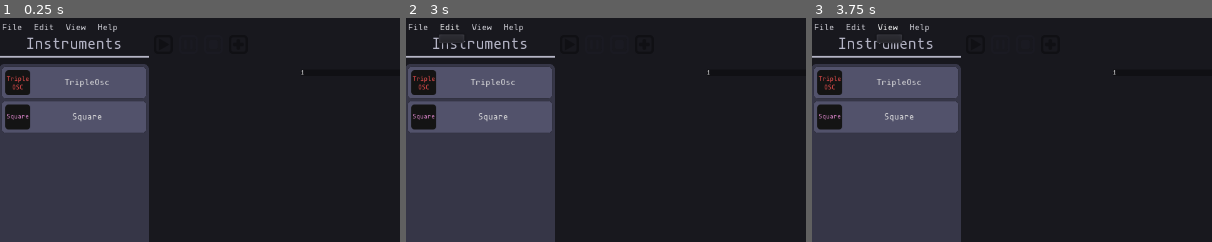
Above: before the commit, frames 1-3 (left to right).
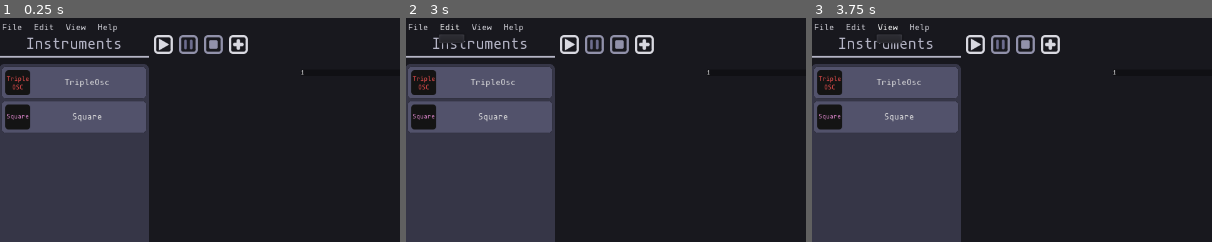
Above: after the commit, the same moments.

Repository: QuadCubedStudios/GoDAW
Game: Godot game, scene res://Main.tscn
The game is run twice, just before and just after one commit, with the same random seed, the same clock (stepped at 60 frames per second) and the same inputs.
Inputs (mouse positions are % of the whole screen's width and height, from its top left):
- Up to frame 1 (0.25 s): no input
- Up to frame 2 (3 s): click (21, 6) at 0.5 s; click (21, 6) at 1.25 s; click "File" at 2 s; click "Edit" at 2.75 s
- Up to frame 3 (3.75 s): click "View" at 3.5 s
The pictures show only the part of the screen within x 1-51%, y 0-50%; the shares and areas given below are measured in that part.

The runs differ from the first frame. In frame 1, 1.1% of the frame differs, in the area x 38-62%, y 7-17%; in frame 2, 1.1%; in frame 3, 1.1%.

Commit message:
Control Panel

Diff:
--- a/Panels/ControlPanel/ControlPanel.tscn
+++ b/Panels/ControlPanel/ControlPanel.tscn
@@ -1,12 +1,12 @@
 [gd_scene load_steps=9 format=2]
 
-[ext_resource path="res://Theme/Default/Play_Inactive.svg" type="Texture" id=1]
-[ext_resource path="res://Theme/Default/Stop_Active.svg" type="Texture" id=2]
-[ext_resource path="res://Theme/Default/Stop_Inactive.svg" type="Texture" id=3]
-[ext_resource path="res://Theme/Default/Pause_Active.svg" type="Texture" id=4]
-[ext_resource path="res://Theme/Default/Pause_Inactive.svg" type="Texture" id=5]
-[ext_resource path="res://Theme/Default/Add.svg" type="Texture" id=6]
-[ext_resource path="res://Theme/Default/Play_Active.svg" type="Texture" id=7]
+[ext_resource path="res://Theme/Default/ButtonIcons/Play_Inactive.svg" type="Texture" id=1]
+[ext_resource path="res://Theme/Default/ButtonIcons/Stop_Active.svg" type="Texture" id=2]
+[ext_resource path="res://Theme/Default/ButtonIcons/Stop_Inactive.svg" type="Texture" id=3]
+[ext_resource path="res://Theme/Default/ButtonIcons/Pause_Active.svg" type="Texture" id=4]
+[ext_resource path="res://Theme/Default/ButtonIcons/Pause_Inactive.svg" type="Texture" id=5]
+[ext_resource path="res://Theme/Default/ButtonIcons/Add.svg" type="Texture" id=6]
+[ext_resource path="res://Theme/Default/ButtonIcons/Play_Active.svg" type="Texture" id=7]
 [ext_resource path="res://Panels/ControlPanel/ControlPanel.gd" type="Script" id=8]
 
 [node name="ControlPanel" type="HBoxContainer"]
--- a/Theme/Default/Play_Inactive.svg
+++ b/Theme/Default/ButtonIcons/Add.svg
@@ -9,11 +9,11 @@
    xmlns:inkscape="http://www.inkscape.org/namespaces/inkscape"
    width="30"
    height="30"
-   viewBox="0 0 7.9374996 7.9375002"
+   viewBox="0 0 7.9374991 7.9375032"
    version="1.1"
    id="svg8"
    inkscape:version="1.0.2 (e86c870879, 2021-01-15, custom)"
-   sodipodi:docname="Play_Inactive.svg">
+   sodipodi:docname="Add.svg">
   <defs
      id="defs2" />
   <sodipodi:namedview
@@ -23,24 +23,24 @@
      borderopacity="1.0"
      inkscape:pageopacity="0.0"
      inkscape:pageshadow="2"
-     inkscape:zoom="22.4"
-     inkscape:cx="6.7084048"
-     inkscape:cy="16.043101"
+     inkscape:zoom="11.2"
+     inkscape:cx="13.083679"
+     inkscape:cy="26.520946"
      inkscape:document-units="px"
      inkscape:current-layer="layer1"
      inkscape:document-rotation="0"
      showgrid="false"
      units="px"
-     inkscape:snap-bbox="true"
+     inkscape:snap-bbox="false"
      inkscape:snap-bbox-edge-midpoints="true"
      inkscape:bbox-paths="true"
      inkscape:bbox-nodes="true"
      inkscape:snap-bbox-midpoints="true"
      showguides="false"
-     inkscape:window-width="1840"
-     inkscape:window-height="973"
-     inkscape:window-x="35"
-     inkscape:window-y="62"
+     inkscape:window-width="1820"
+     inkscape:window-height="953"
+     inkscape:window-x="45"
+     inkscape:window-y="72"
      inkscape:window-maximized="0"
      inkscape:snap-global="true" />
   <metadata
@@ -51,7 +51,7 @@
         <dc:format>image/svg+xml</dc:format>
         <dc:type
            rdf:resource="http://purl.org/dc/dcmitype/StillImage" />
-        <dc:title></dc:title>
+        <dc:title />
       </cc:Work>
     </rdf:RDF>
   </metadata>
@@ -61,23 +61,11 @@
      id="layer1">
     <path
        id="path901"
-       style="opacity:0.998204;fill:none;stroke:#1c1c24;stroke-width:0.916916;stroke-opacity:1"
+       style="opacity:0.998204;fill:none;stroke:#dbdbe3;stroke-width:0.916916;stroke-opacity:1"
        d="M 1.6285682,0.45845918 A 1.1700987,1.1700987 0 0 0 0.45845587,1.6285417 V 3.9687663 6.308961 A 1.1700987,1.17 …(340 unchanged characters)…
     <path
-       sodipodi:type="star"
-       style="opacity:0.998204;fill:#1c1c24;fill-opacity:1;stroke:#1c1c24;stroke-width:0.749341;stroke-opacity:1"
-       id="path923"
-       sodipodi:sides="3"
-       sodipodi:cx="3.5381086"
-       sodipodi:cy="3.9687502"
-       sodipodi:r1="2.1801159"
-       sodipodi:r2="1.090058"
-       sodipodi:arg1="2.0943951"
-       sodipodi:arg2="3.1415927"
-       inkscape:flatsided="false"
-       inkscape:rounded="-3.469447e-18"
-       inkscape:randomized="0"
-       inkscape:transform-center-x="-9.4363496"
-       d="m 2.4480506,5.856786 0,-1.8880358 0,-1.8880357 1.635087,0.9440179 1.6350869,0.9440178 -1.635087,0.944018 z" />
+       id="rect941"
+       style="opacity:0.998204;fill:#dbdbe3;fill-opacity:1;stroke:none;stroke-width:19.47;stroke-opacity:1"
+       d="m 3.9687474,1.6573199 c -0.426847,0 -0.770688,0.3438408 -0.770688,0.770688 v 0.7706878 h -0.770054 c -0.4268472,0 -0.770688,0.3432074 -0.770688,0.7700543 0,0.4268472 0.3438408,0.770688 0.770688,0.770688 h 0.770054 v 0.770688 c 0,0.4268472 0.343841,0.7700541 0.770688,0.7700541 0.4268473,0 0.770688,-0.3432069 0.770688,-0.7700541 V 4.739438 h 0.7700542 c 0.4268473,0 0.770688,-0.3438408 0.770688,-0.770688 0,-0.4268469 -0.3438407,-0.7700543 -0.770688,-0.7700543 H 4.7394354 V 2.4280079 c 0,-0.4268472 -0.3438407,-0.770688 -0.770688,-0.770688 z" />
   </g>
 </svg>
--- a/Theme/Default/Stop_Active.svg
+++ b/Theme/Default/ButtonIcons/Pause_Active.svg
@@ -9,11 +9,11 @@
    xmlns:inkscape="http://www.inkscape.org/namespaces/inkscape"
    width="30"
    height="30"
-   viewBox="0 0 7.9374991 7.9375032"
+   viewBox="0 0 7.9374991 7.9375002"
    version="1.1"
    id="svg8"
    inkscape:version="1.0.2 (e86c870879, 2021-01-15, custom)"
-   sodipodi:docname="Stop_Active.svg">
+   sodipodi:docname="Pause_Active.svg">
   <defs
      id="defs2" />
   <sodipodi:namedview
@@ -23,9 +23,9 @@
      borderopacity="1.0"
      inkscape:pageopacity="0.0"
      inkscape:pageshadow="2"
-     inkscape:zoom="11.2"
-     inkscape:cx="-7.946093"
-     inkscape:cy="15.768592"
+     inkscape:zoom="7.919596"
+     inkscape:cx="19.562416"
+     inkscape:cy="8.6066417"
      inkscape:document-units="px"
      inkscape:current-layer="layer1"
      inkscape:document-rotation="0"
@@ -37,10 +37,10 @@
      inkscape:bbox-nodes="true"
      inkscape:snap-bbox-midpoints="true"
      showguides="false"
-     inkscape:window-width="1840"
-     inkscape:window-height="973"
-     inkscape:window-x="35"
-     inkscape:window-y="62"
+     inkscape:window-width="870"
+     inkscape:window-height="953"
+     inkscape:window-x="995"
+     inkscape:window-y="72"
      inkscape:window-maximized="0"
      inkscape:snap-global="true" />
   <metadata
@@ -51,7 +51,7 @@
         <dc:format>image/svg+xml</dc:format>
         <dc:type
            rdf:resource="http://purl.org/dc/dcmitype/StillImage" />
-        <dc:title></dc:title>
+        <dc:title />
       </cc:Work>
     </rdf:RDF>
   </metadata>
@@ -61,15 +61,27 @@
      id="layer1">
     <path
        id="path901"
-       style="opacity:0.998204;fill:none;stroke:#111115;stroke-width:0.916916;stroke-opacity:1"
+       style="opacity:0.998204;fill:none;stroke:#dbdbe3;stroke-width:0.916916;stroke-opacity:1"
        d="M 1.6285682,0.45845918 A 1.1700987,1.1700987 0 0 0 0.45845587,1.6285417 V 3.9687663 6.308961 A 1.1700987,1.17 …(340 unchanged characters)…
-    <rect
-       style="opacity:0.998204;fill:#111115;stroke:none;stroke-width:15.3702;fill-opacity:1"
-       id="rect903"
-       width="3.5975964"
-       height="3.5975964"
-       x="2.1699495"
-       y="2.1699519"
-       ry="0.48671374" />
+    <g
+       id="g863"
+       style="fill:#dbdbe3">
+      <rect
+         style="opacity:0.998204;fill:#dbdbe3;stroke:none;stroke-width:6.53448"
+         id="rect849"
+         width="1.1218165"
+         height="4.0852094"
+         x="2.1854715"
+         y="1.9261453"
+         ry="0.50270116" />
+      <rect
+         style="opacity:0.998204;fill:#dbdbe3;stroke:none;stroke-width:6.53448"
+         id="rect859"
+         width="1.1218165"
+         height="4.0852094"
+         x="4.6302085"
+         y="1.9261453"
+         ry="0.50270116" />
+    </g>
   </g>
 </svg>
--- a/Theme/Default/Add.svg
+++ b/Theme/Default/ButtonIcons/Pause_Inactive.svg
@@ -13,7 +13,7 @@
    version="1.1"
    id="svg8"
    inkscape:version="1.0.2 (e86c870879, 2021-01-15, custom)"
-   sodipodi:docname="Add.svg">
+   sodipodi:docname="Pause_Inactive.svg">
   <defs
      id="defs2" />
   <sodipodi:namedview
@@ -23,9 +23,9 @@
      borderopacity="1.0"
      inkscape:pageopacity="0.0"
      inkscape:pageshadow="2"
-     inkscape:zoom="11.2"
-     inkscape:cx="-3.2332636"
-     inkscape:cy="14.066014"
+     inkscape:zoom="15.839192"
+     inkscape:cx="-14.187033"
+     inkscape:cy="21.279778"
      inkscape:document-units="px"
      inkscape:current-layer="layer1"
      inkscape:document-rotation="0"
@@ -37,10 +37,10 @@
      inkscape:bbox-nodes="true"
      inkscape:snap-bbox-midpoints="true"
      showguides="false"
-     inkscape:window-width="1840"
-     inkscape:window-height="973"
-     inkscape:window-x="35"
-     inkscape:window-y="62"
+     inkscape:window-width="1820"
+     inkscape:window-height="953"
+     inkscape:window-x="45"
+     inkscape:window-y="72"
      inkscape:window-maximized="0"
      inkscape:snap-global="true" />
   <metadata
@@ -51,7 +51,7 @@
         <dc:format>image/svg+xml</dc:format>
         <dc:type
            rdf:resource="http://purl.org/dc/dcmitype/StillImage" />
-        <dc:title></dc:title>
+        <dc:title />
       </cc:Work>
     </rdf:RDF>
   </metadata>
@@ -61,11 +61,27 @@
      id="layer1">
     <path
        id="path901"
-       style="opacity:0.998204;fill:none;stroke:#111115;stroke-width:0.916916;stroke-opacity:1"
+       style="opacity:0.998204;fill:none;stroke:#9393ac;stroke-width:0.916916;stroke-opacity:1"
        d="M 1.6285682,0.45845918 A 1.1700987,1.1700987 0 0 0 0.45845587,1.6285417 V 3.9687663 6.308961 A 1.1700987,1.17 …(340 unchanged characters)…
-    <path
-       id="rect941"
-       style="opacity:0.998204;fill:#111115;fill-opacity:1;stroke:none;stroke-width:19.47;stroke-opacity:1"
-       d="m 3.9687474,1.6573199 c -0.426847,0 -0.770688,0.3438408 -0.770688,0.770688 v 0.7706878 h -0.770054 c -0.4268472,0 -0.770688,0.3432074 -0.770688,0.7700543 0,0.4268472 0.3438408,0.770688 0.770688,0.770688 h 0.770054 v 0.770688 c 0,0.4268472 0.343841,0.7700541 0.770688,0.7700541 0.4268473,0 0.770688,-0.3432069 0.770688,-0.7700541 V 4.739438 h 0.7700542 c 0.4268473,0 0.770688,-0.3438408 0.770688,-0.770688 0,-0.4268469 -0.3438407,-0.7700543 -0.770688,-0.7700543 H 4.7394354 V 2.4280079 c 0,-0.4268472 -0.3438407,-0.770688 -0.770688,-0.770688 z" />
+    <g
+       id="g863"
+       style="fill:#6f6f91">
+      <rect
+         style="opacity:0.998204;fill:#6f6f91;stroke:none;stroke-width:6.53448"
+         id="rect849"
+         width="1.1218165"
+         height="4.0852094"
+         x="2.1854715"
+         y="1.9261453"
+         ry="0.50270116" />
+      <rect
+         style="opacity:0.998204;fill:#6f6f91;stroke:none;stroke-width:6.53448"
+         id="rect859"
+         width="1.1218165"
+         height="4.0852094"
+         x="4.6302085"
+         y="1.9261453"
+         ry="0.50270116" />
+    </g>
   </g>
 </svg>
--- a/Theme/Default/Play_Active.svg
+++ b/Theme/Default/ButtonIcons/Play_Active.svg
@@ -13,7 +13,7 @@
    version="1.1"
    id="svg8"
    inkscape:version="1.0.2 (e86c870879, 2021-01-15, custom)"
-   sodipodi:docname="Play.svg">
+   sodipodi:docname="Play_Active.svg">
   <defs
      id="defs2" />
   <sodipodi:namedview
@@ -24,7 +24,7 @@
      inkscape:pageopacity="0.0"
      inkscape:pageshadow="2"
      inkscape:zoom="15.839192"
-     inkscape:cx="8.3713901"
+     inkscape:cx="-6.5599271"
      inkscape:cy="20.445003"
      inkscape:document-units="px"
      inkscape:current-layer="layer1"
@@ -37,10 +37,10 @@
      inkscape:bbox-nodes="true"
      inkscape:snap-bbox-midpoints="true"
      showguides="false"
-     inkscape:window-width="1840"
-     inkscape:window-height="973"
-     inkscape:window-x="35"
-     inkscape:window-y="62"
+     inkscape:window-width="1820"
+     inkscape:window-height="953"
+     inkscape:window-x="45"
+     inkscape:window-y="72"
      inkscape:window-maximized="0" />
   <metadata
      id="metadata5">
@@ -60,11 +60,11 @@
      id="layer1">
     <path
        id="path901"
-       style="opacity:0.998204;fill:none;stroke:#111115;stroke-width:0.916916;stroke-opacity:1"
+       style="opacity:0.998204;fill:none;stroke:#dbdbe3;stroke-width:0.916916;stroke-opacity:1"
        d="M 1.6285682,0.45845918 A 1.1700987,1.1700987 0 0 0 0.45845587,1.6285417 V 3.9687663 6.308961 A 1.1700987,1.17 …(340 unchanged characters)…
     <path
        sodipodi:type="star"
-       style="opacity:0.998204;fill:#111115;fill-opacity:1;stroke:#111115;stroke-width:0.749341;stroke-opacity:1"
+       style="opacity:0.998204;fill:#dbdbe3;fill-opacity:1;stroke:#dbdbe3;stroke-width:0.749341;stroke-opacity:1"
        id="path923"
        sodipodi:sides="3"
        sodipodi:cx="3.5381086"
--- a/Theme/Default/Pause_Inactive.svg
+++ b/Theme/Default/ButtonIcons/Play_Inactive.svg
@@ -9,11 +9,11 @@
    xmlns:inkscape="http://www.inkscape.org/namespaces/inkscape"
    width="30"
    height="30"
-   viewBox="0 0 7.9374991 7.9375032"
+   viewBox="0 0 7.9374996 7.9375002"
    version="1.1"
    id="svg8"
    inkscape:version="1.0.2 (e86c870879, 2021-01-15, custom)"
-   sodipodi:docname="Pause_Inactive.svg">
+   sodipodi:docname="Play_Inactive.svg">
   <defs
      id="defs2" />
   <sodipodi:namedview
@@ -23,24 +23,24 @@
      borderopacity="1.0"
      inkscape:pageopacity="0.0"
      inkscape:pageshadow="2"
-     inkscape:zoom="15.839192"
-     inkscape:cx="0.74428452"
-     inkscape:cy="21.279778"
+     inkscape:zoom="22.4"
+     inkscape:cx="-3.8496309"
+     inkscape:cy="16.043101"
      inkscape:document-units="px"
      inkscape:current-layer="layer1"
      inkscape:document-rotation="0"
      showgrid="false"
      units="px"
-     inkscape:snap-bbox="false"
+     inkscape:snap-bbox="true"
      inkscape:snap-bbox-edge-midpoints="true"
      inkscape:bbox-paths="true"
      inkscape:bbox-nodes="true"
      inkscape:snap-bbox-midpoints="true"
      showguides="false"
-     inkscape:window-width="1840"
-     inkscape:window-height="973"
-     inkscape:window-x="35"
-     inkscape:window-y="62"
+     inkscape:window-width="1820"
+     inkscape:window-height="953"
+     inkscape:window-x="45"
+     inkscape:window-y="72"
      inkscape:window-maximized="0"
      inkscape:snap-global="true" />
   <metadata
@@ -51,7 +51,7 @@
         <dc:format>image/svg+xml</dc:format>
         <dc:type
            rdf:resource="http://purl.org/dc/dcmitype/StillImage" />
-        <dc:title></dc:title>
+        <dc:title />
       </cc:Work>
     </rdf:RDF>
   </metadata>
@@ -61,27 +61,23 @@
      id="layer1">
     <path
        id="path901"
-       style="opacity:0.998204;fill:none;stroke:#1c1c24;stroke-width:0.916916;stroke-opacity:1"
+       style="opacity:0.998204;fill:none;stroke:#9393ac;stroke-width:0.916916;stroke-opacity:1"
        d="M 1.6285682,0.45845918 A 1.1700987,1.1700987 0 0 0 0.45845587,1.6285417 V 3.9687663 6.308961 A 1.1700987,1.17 …(340 unchanged characters)…
-    <g
-       id="g863"
-       style="fill:#1c1c24">
-      <rect
-         style="opacity:0.998204;fill:#1c1c24;stroke:none;stroke-width:6.53448"
-         id="rect849"
-         width="1.1218165"
-         height="4.0852094"
-         x="2.1854715"
-         y="1.9261453"
-         ry="0.50270116" />
-      <rect
-         style="opacity:0.998204;fill:#1c1c24;stroke:none;stroke-width:6.53448"
-         id="rect859"
-         width="1.1218165"
-         height="4.0852094"
-         x="4.6302085"
-         y="1.9261453"
-         ry="0.50270116" />
-    </g>
+    <path
+       sodipodi:type="star"
+       style="opacity:0.998204;fill:#9393ac;fill-opacity:1;stroke:#9393ac;stroke-width:0.749341;stroke-opacity:1"
+       id="path923"
+       sodipodi:sides="3"
+       sodipodi:cx="3.5381086"
+       sodipodi:cy="3.9687502"
+       sodipodi:r1="2.1801159"
+       sodipodi:r2="1.090058"
+       sodipodi:arg1="2.0943951"
+       sodipodi:arg2="3.1415927"
+       inkscape:flatsided="false"
+       inkscape:rounded="-3.469447e-18"
+       inkscape:randomized="0"
+       inkscape:transform-center-x="-9.4363496"
+       d="m 2.4480506,5.856786 0,-1.8880358 0,-1.8880357 1.635087,0.9440179 1.6350869,0.9440178 -1.635087,0.944018 z" />
   </g>
 </svg>
--- a/Theme/Default/Pause_Active.svg
+++ b/Theme/Default/ButtonIcons/Stop_Active.svg
@@ -9,11 +9,11 @@
    xmlns:inkscape="http://www.inkscape.org/namespaces/inkscape"
    width="30"
    height="30"
-   viewBox="0 0 7.9374991 7.9375002"
+   viewBox="0 0 7.9374991 7.9375032"
    version="1.1"
    id="svg8"
    inkscape:version="1.0.2 (e86c870879, 2021-01-15, custom)"
-   sodipodi:docname="Pause_Active.svg">
+   sodipodi:docname="Stop_Active.svg">
   <defs
      id="defs2" />
   <sodipodi:namedview
@@ -23,9 +23,9 @@
      borderopacity="1.0"
      inkscape:pageopacity="0.0"
      inkscape:pageshadow="2"
-     inkscape:zoom="15.839192"
-     inkscape:cx="0.74427644"
-     inkscape:cy="21.279772"
+     inkscape:zoom="11.2"
+     inkscape:cx="-28.258593"
+     inkscape:cy="16.572163"
      inkscape:document-units="px"
      inkscape:current-layer="layer1"
      inkscape:document-rotation="0"
@@ -37,10 +37,10 @@
      inkscape:bbox-nodes="true"
      inkscape:snap-bbox-midpoints="true"
      showguides="false"
-     inkscape:window-width="1840"
-     inkscape:window-height="973"
-     inkscape:window-x="35"
-     inkscape:window-y="62"
+     inkscape:window-width="1820"
+     inkscape:window-height="953"
+     inkscape:window-x="45"
+     inkscape:window-y="72"
      inkscape:window-maximized="0"
      inkscape:snap-global="true" />
   <metadata
@@ -51,7 +51,7 @@
         <dc:format>image/svg+xml</dc:format>
         <dc:type
            rdf:resource="http://purl.org/dc/dcmitype/StillImage" />
-        <dc:title></dc:title>
+        <dc:title />
       </cc:Work>
     </rdf:RDF>
   </metadata>
@@ -61,26 +61,15 @@
      id="layer1">
     <path
        id="path901"
-       style="opacity:0.998204;fill:none;stroke:#111115;stroke-width:0.916916;stroke-opacity:1"
+       style="opacity:0.998204;fill:none;stroke:#dbdbe3;stroke-width:0.916916;stroke-opacity:1"
        d="M 1.6285682,0.45845918 A 1.1700987,1.1700987 0 0 0 0.45845587,1.6285417 V 3.9687663 6.308961 A 1.1700987,1.17 …(340 unchanged characters)…
-    <g
-       id="g863">
-      <rect
-         style="opacity:0.998204;fill:#111115;stroke:none;stroke-width:6.53448"
-         id="rect849"
-         width="1.1218165"
-         height="4.0852094"
-         x="2.1854715"
-         y="1.9261453"
-         ry="0.50270116" />
-      <rect
-         style="opacity:0.998204;fill:#111115;stroke:none;stroke-width:6.53448"
-         id="rect859"
-         width="1.1218165"
-         height="4.0852094"
-         x="4.6302085"
-         y="1.9261453"
-         ry="0.50270116" />
-    </g>
+    <rect
+       style="opacity:0.998204;fill:#dbdbe3;stroke:none;stroke-width:15.3702;fill-opacity:1"
+       id="rect903"
+       width="3.5975964"
+       height="3.5975964"
+       x="2.1699495"
+       y="2.1699519"
+       ry="0.48671374" />
   </g>
 </svg>
--- a/Theme/Default/Stop_Inactive.svg
+++ b/Theme/Default/ButtonIcons/Stop_Inactive.svg
@@ -24,7 +24,7 @@
      inkscape:pageopacity="0.0"
      inkscape:pageshadow="2"
      inkscape:zoom="11.2"
-     inkscape:cx="-7.946093"
+     inkscape:cx="-29.062164"
      inkscape:cy="15.768592"
      inkscape:document-units="px"
      inkscape:current-layer="layer1"
@@ -37,10 +37,10 @@
      inkscape:bbox-nodes="true"
      inkscape:snap-bbox-midpoints="true"
      showguides="false"
-     inkscape:window-width="1840"
-     inkscape:window-height="973"
-     inkscape:window-x="35"
-     inkscape:window-y="62"
+     inkscape:window-width="1820"
+     inkscape:window-height="953"
+     inkscape:window-x="45"
+     inkscape:window-y="72"
      inkscape:window-maximized="0"
      inkscape:snap-global="true" />
   <metadata
@@ -51,7 +51,7 @@
         <dc:format>image/svg+xml</dc:format>
         <dc:type
            rdf:resource="http://purl.org/dc/dcmitype/StillImage" />
-        <dc:title></dc:title>
+        <dc:title />
       </cc:Work>
     </rdf:RDF>
   </metadata>
@@ -61,10 +61,10 @@
      id="layer1">
     <path
        id="path901"
-       style="opacity:0.998204;fill:none;stroke:#1c1c24;stroke-width:0.916916;stroke-opacity:1"
+       style="opacity:0.998204;fill:none;stroke:#9393ac;stroke-width:0.916916;stroke-opacity:1"
        d="M 1.6285682,0.45845918 A 1.1700987,1.1700987 0 0 0 0.45845587,1.6285417 V 3.9687663 6.308961 A 1.1700987,1.17 …(340 unchanged characters)…
     <rect
-       style="opacity:0.998204;fill:#1c1c24;stroke:none;stroke-width:15.3702"
+       style="opacity:0.998204;fill:#9393ac;stroke:none;stroke-width:15.3702"
        id="rect903"
        width="3.5975964"
        height="3.5975964"
--- a/Theme/Default/mononoki-Regular.tres
+++ b/Theme/Default/mononoki-Regular.tres
@@ -1,9 +1,10 @@
 [gd_resource type="DynamicFont" load_steps=2 format=2]
 
-[ext_resource path="res://Theme/Default/mononoki-Regular Nerd Font Complete Mono.ttf" type="DynamicFontData" id=1]
+[sub_resource type="DynamicFontData" id=1]
+font_path = "res://Theme/Default/mononoki-Regular Nerd Font Complete Mono.ttf"
 
 [resource]
 size = 14
 use_mipmaps = true
 use_filter = true
-font_data = ExtResource( 1 )
+font_data = SubResource( 1 )
Not shown, changed: Theme/Default/ButtonIcons/Add.svg.import
Not shown, changed: Theme/Default/ButtonIcons/Pause_Active.svg.import
Not shown, changed: Theme/Default/ButtonIcons/Pause_Inactive.svg.import
Not shown, changed: Theme/Default/ButtonIcons/Play_Active.svg.import
Not shown, changed: Theme/Default/ButtonIcons/Play_Inactive.svg.import
Not shown, changed: Theme/Default/ButtonIcons/Stop_Active.svg.import
Not shown, changed: Theme/Default/ButtonIcons/Stop_Inactive.svg.import
